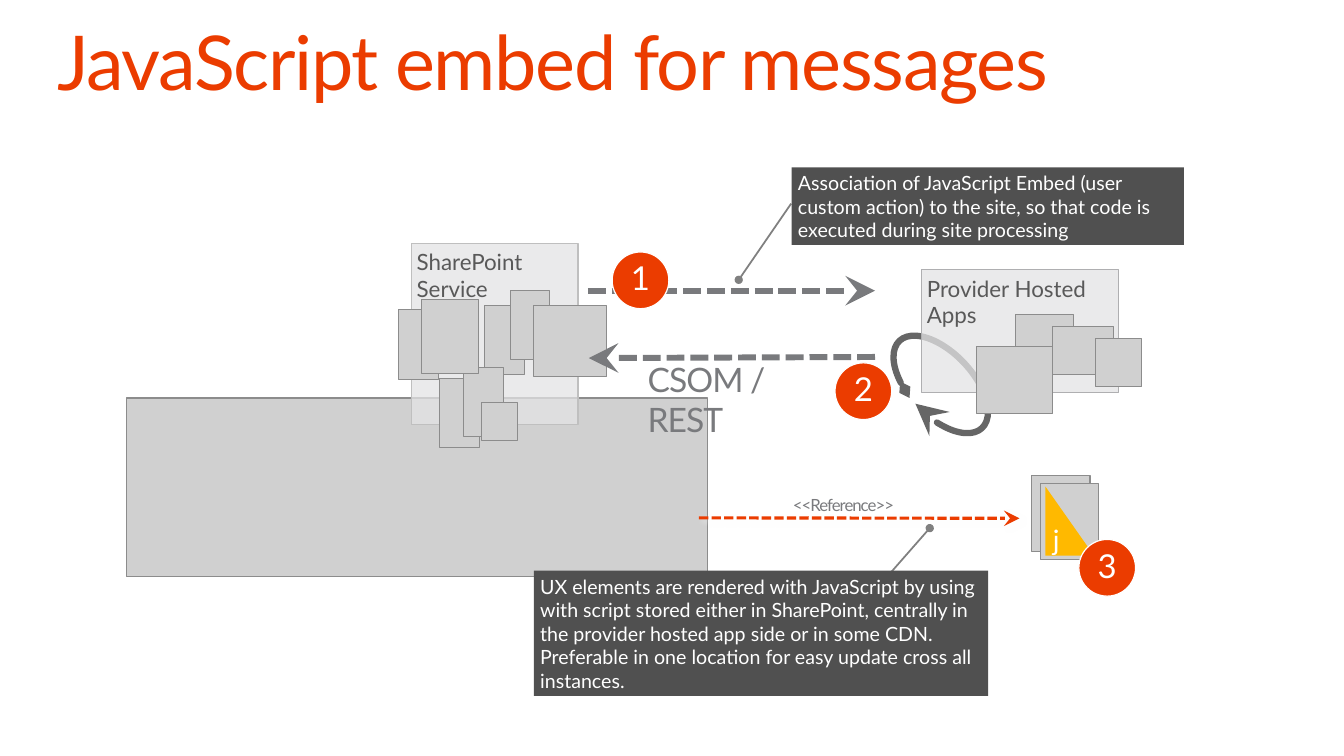
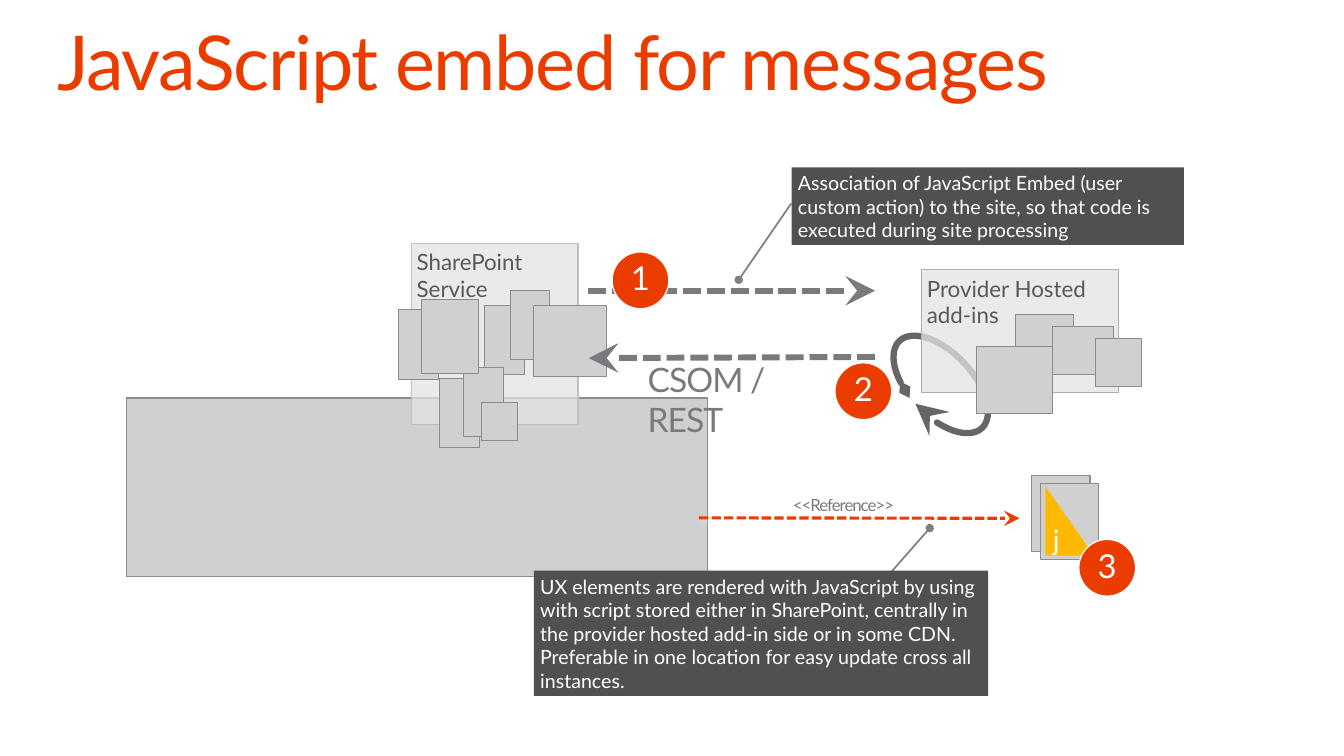
Before and after one commit to OfficeDev/TrainingContent, a slide deck: slide 14 of O3658/02 Managing site settings using app model/2_SiteManagement.pptx. Drawn at 1344x756 pixels with LibreOffice and Linux fonts; fonts in the diff are those of the drawing; grey boxes stand for pictures; background and template pictures are left out. Boxes give left, top, right and bottom in pixels: in the first picture for what was removed or moved away, otherwise in the second. Text is boxed around its words. In the diff, an @@ line names an element or a change of style, - is before the commit and + after.

```diff
--- a/O3658/02 Managing site settings using app model/2_SiteManagement.pptx
+++ b/O3658/02 Managing site settings using app model/2_SiteManagement.pptx
@@ text in rectangle at [927,280,1086,323]: text changed @@
-Provider Hosted Apps
+Provider Hosted add-ins
@@ text in rectangle at [540,579,974,688]: text changed @@
-  UX elements are rendered with JavaScript by using with script stored either in SharePoint, centrally in the provider hosted app side or in some CDN. Preferable in one location for easy update cross all instances.
+  UX elements are rendered with JavaScript by using with script stored either in SharePoint, centrally in the provider hosted add-in side or in some CDN. Preferable in one location for easy update cross all instances.
```
Also in this commit, not shown: 9 other slides changed, 1 slide added, 1 slide removed, 6 other files.
